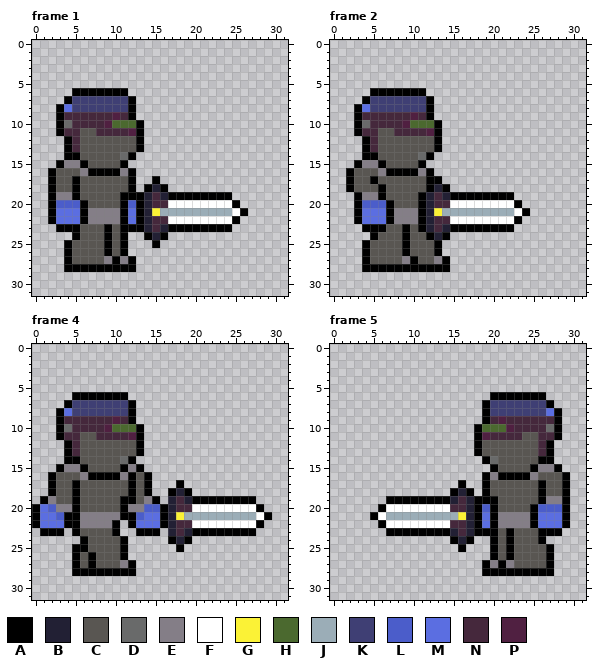
A pixel-art file gets an edit: assets/raw/character.ase. The first picture shows the starting point.
32x32 pixels, 12 frames. Shown: frame 1, frame 2, frame 4, frame 5. The commit also changed other frames, which this record leaves out.
Palette (. is transparent): A #000000  B #222034  C #595652  D #696a6a  E #847e87  F #ffffff  G #fbf236  H #4b692f  J #9badb7  K #3f3f74  L #4b5dca  M #5b6ee1  N #45283c  P #502041
Pixels before, frame 1, first column x 2:
 6 ...AAAAAAA...............
 7 ..AKKKKKKKA..............
 8 .AMKKKKKKKA..............
 9 .ANNNNNNPNA..............
10 .ADNNNNPHHHA.............
11 .ANNCCNNNNPA.............
12 ..ANCCCCCCCA.............
13 ..ANCCCCCCCA.............
14 ..AACCCCCDA..............
15 .AEEACCCCA...............
16 ACCCEAAAAEA..............
17 ACCACCCCCCA..A...........
18 ACCACCCCCCA.ABA..........
19 AEEACCCCCAAABNBAAAAAAAA..
20 ALLLACCCCALABNNFFFFFFFFA.
21 AMMMAEEEEAMABGJJJJJJJJJFA
22 AMMMAEEEEAMABNNFFFFFFFFA.
23 .AAACCCACAAABNBAAAAAAAA..
24 ...ACCCACA..ABA..........
25 ..ACCCCACA...A...........
26 ..ACCCCACA...............
27 ..ACCCCEAEA..............
28 ..AAAAAAAAA..............
Pixels before, frame 2, first column x 2:
 6 ...AAAAAAA.............
 7 ..AKKKKKKKA............
 8 .AMKKKKKKKA............
 9 .ANNNNNNPNA............
10 .ADNNNNPHHHA...........
11 .ANNCCNNNNPA...........
12 ..ANCCCCCCCA...........
13 ..ANCCCCCCCA...........
14 ..AACCCCCDA............
15 .AEEACCCCA.............
16 ACCCEAAAAEA............
17 ACCACCCCCCAA...........
18 ACCCACCCCCABA..........
19 .AEEACCCCABNBAAAAAAAA..
20 .ALLLACCCABNNFFFFFFFFA.
21 .AMMMAEEEABGJJJJJJJJJFA
22 .AMMMAEEEABNNFFFFFFFFA.
23 ..AAACCACABNBAAAAAAAA..
24 ...ACCCACCABA..........
25 ..ACCCCACCCA...........
26 ..ACCCCACCCA...........
27 ..ACCCCEACCEA..........
28 ..AAAAAAAAAAA..........
Pixels before, frame 4, first column x 0:
 6 .....AAAAAAA..................
 7 ....AKKKKKKKA.................
 8 ...AMKKKKKKKA.................
 9 ...ANNNNNNPNA.................
10 ...ADNNNNPHHHA................
11 ...ANNCCNNNNPA................
12 ....ANCCCCCCCA................
13 ....ANCCCCCCCA................
14 ....AACCCCCDA.................
15 ...AEEACCCCAEA................
16 ..ACCCEAAAAEACA...............
17 ..ACCACCCCCCACA...A...........
18 ..ACCACCCCCCACA..ABA..........
19 .AECCACCCCCAACEA.BNBAAAAAAAA..
20 AMLEEACCCCCAEELLABNNFFFFFFFFA.
21 AMMLAAEEEEEAALMMABGJJJJJJJJJFA
22 AMMMAAEEEEA.AMMMABNNFFFFFFFFA.
23 .AAA.ACCCCA..AAA.BNBAAAAAAAA..
24 ......ACCCCA.....ABA..........
25 .....AACCCCA......A...........
26 .....ACACCCA..................
27 .....ACACCCEA.................
28 .....AAAAAAAA.................
Pixels before, frame 5, first column x 5:
 6 ...............AAAAAAA...
 7 ..............AKKKKKKKA..
 8 ..............AKKKKKKKMA.
 9 ..............ANPNNNNNNA.
10 .............AHHHPNNNNDA.
11 .............APNNNNCCNNA.
12 .............ACCCCCCCNA..
13 .............ACCCCCCCNA..
14 ..............ADCCCCCAA..
15 ...............ACCCCAEEA.
16 ..............AEAAAAECCCA
17 ...........A..ACCCCCCACCA
18 ..........ABA.ACCCCCCACCA
19 ..AAAAAAAABNBAAACCCCCAEEA
20 .AFFFFFFFFNNBALACCCCALLLA
21 AFJJJJJJJJJGBAMAEEEEAMMMA
22 .AFFFFFFFFNNBAMAEEEEAMMMA
23 ..AAAAAAAABNBAAACACCCAAA.
24 ..........ABA..ACACCCA...
25 ...........A...ACACCCCA..
26 ...............ACACCCCA..
27 ..............AEAECCCCA..
28 ..............AAAAAAAAA..
The result:
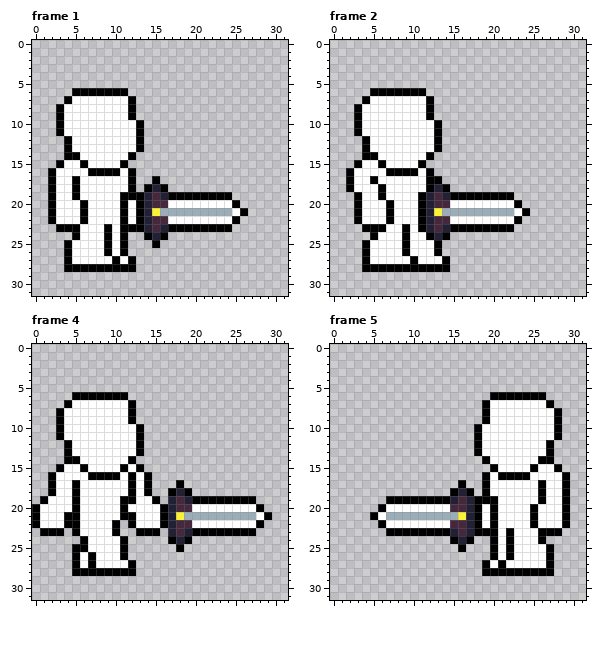
The exact change:
layer "hit" now shown
layer "base_melee" now hidden
Changed rows in their new state; - is an unchanged pixel.
Frame 1:
first column x 3:
 7 --FFFFFFF-
 8 -FFFFFFFF-
 9 -FFFFFFFF-
10 -FFFFFFFFF
11 -FFFFFFFFF
12 --FFFFFFFF
13 --FFFFFFFF
14 ---FFFFFF-
15 -FF-FFFF--
16 FFFF----F-
17 FF-FFFFFF-
18 FF-FFFFFF-
19 FF-FFFFF--
20 FFF-FFFF-F
21 FFF-FFFF-F
22 FFF-FFFF-F
23 ---FFF-F--
24 ---FFF-F--
25 --FFFF-F--
26 --FFFF-F--
27 --FFFFF-F-
Frame 2:
first column x 3:
 7 --FFFFFFF--
 8 -FFFFFFFF--
 9 -FFFFFFFF--
10 -FFFFFFFFF-
11 -FFFFFFFFF-
12 --FFFFFFFF-
13 --FFFFFFFF-
14 ---FFFFFF--
15 -FF-FFFF---
16 FFFF----F--
17 FF-FFFFFF--
18 FFF-FFFFF--
19 -FF-FFFF---
20 -FFF-FFF---
21 -FFF-FFF---
22 -FFF-FFF---
23 ----FF-F---
24 ---FFF-FF--
25 --FFFF-FFF-
26 --FFFF-FFF-
27 --FFFFF-FFF
Frame 4:
first column x 1:
 7 ----FFFFFFF----
 8 ---FFFFFFFF----
 9 ---FFFFFFFF----
10 ---FFFFFFFFF---
11 ---FFFFFFFFF---
12 ----FFFFFFFF---
13 ----FFFFFFFF---
14 -----FFFFFF----
15 ---FF-FFFF-F---
16 --FFFF----F-F--
17 --FF-FFFFFF-F--
18 --FF-FFFFFF-F--
19 -FFF-FFFFF--FF-
20 FFFF-FFFFF-FFFF
21 FFF--FFFFF--FFF
22 FFF--FFFF---FFF
23 -----FFFF------
24 ------FFFF-----
25 ------FFFF-----
26 -----F-FFF-----
27 -----F-FFFF----
Frame 5:
first column x 19:
 7 -FFFFFFF--
 8 -FFFFFFFF-
 9 -FFFFFFFF-
10 FFFFFFFFF-
11 FFFFFFFFF-
12 FFFFFFFF--
13 FFFFFFFF--
14 -FFFFFF---
15 --FFFF-FF-
16 -F----FFFF
17 -FFFFFF-FF
18 -FFFFFF-FF
19 --FFFFF-FF
20 F-FFFF-FFF
21 F-FFFF-FFF
22 F-FFFF-FFF
23 --F-FFF---
24 --F-FFF---
25 --F-FFFF--
26 --F-FFFF--
27 -F-FFFFF--
Boxes around the changes in both pictures, in picture pixels (x1, y1, x2, y2):
changed: (56, 96, 136, 264)
changed: (354, 96, 442, 264)
changed: (40, 400, 160, 568)
changed: (482, 400, 562, 568)
